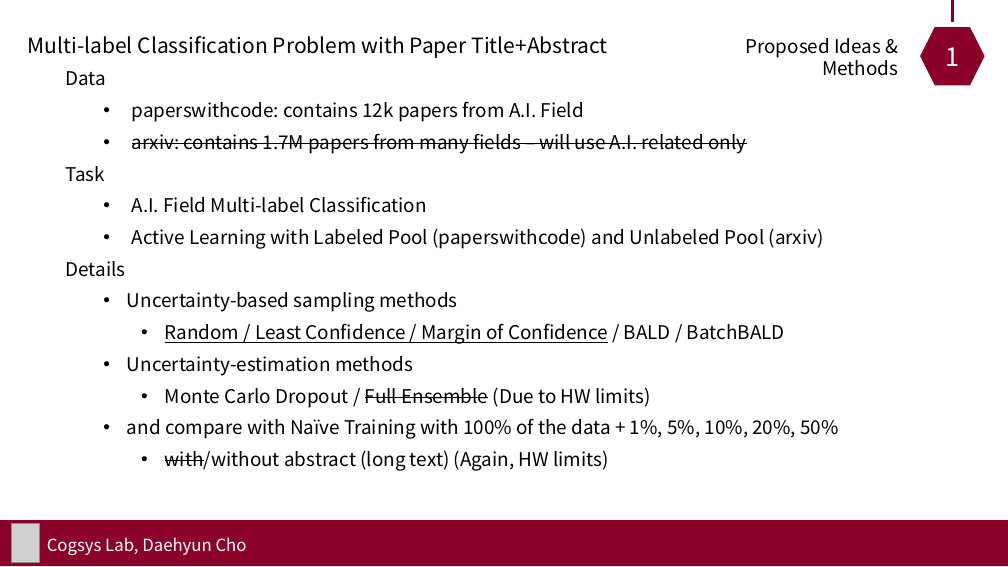
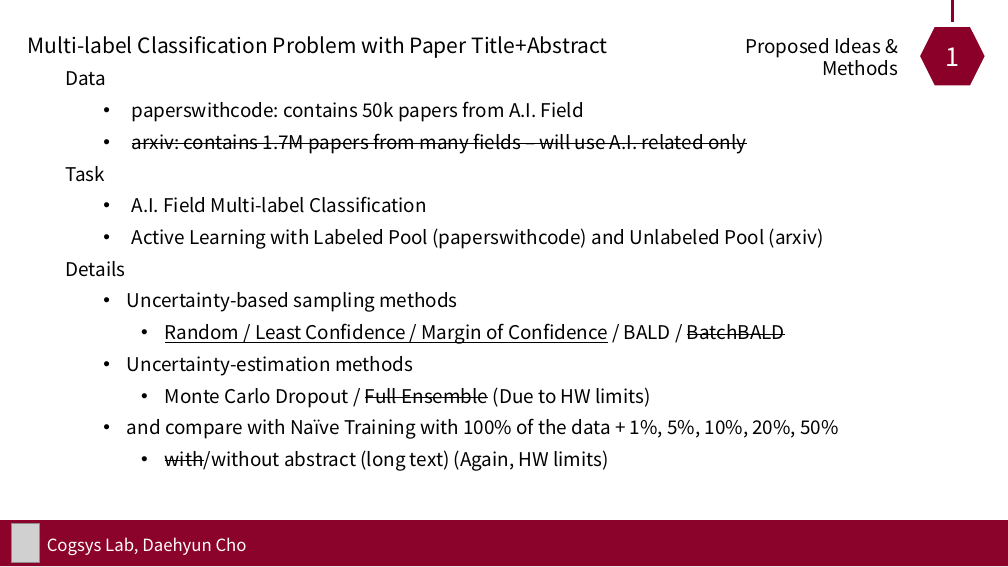
Before and after one commit to 1pha/BayesianActiveLearning, a slide deck: slide 5 of assets/presentations/Final Presentation.pptx. Drawn at 1008x567 pixels with LibreOffice and Linux fonts; fonts in the diff are those of the drawing; grey boxes stand for pictures. Boxes give left, top, right and bottom in pixels: in the first picture for what was removed or moved away, otherwise in the second. Text is boxed around its words. In the diff, an @@ line names an element or a change of style, - is before the commit and + after.

```diff
--- a/assets/presentations/Final Presentation.pptx
+++ b/assets/presentations/Final Presentation.pptx
@@ text at box(132, 101, 584, 122): text changed @@
-    • paperswithcode: contains 12k papers from A.I. Field
+    • paperswithcode: contains 50k papers from A.I. Field
@@ text at box(165, 323, 785, 344): strikethrough on in "BatchBALD" @@
```
Also in this commit, not shown: 3 other slides changed, 17 slides added, 7 other files.
